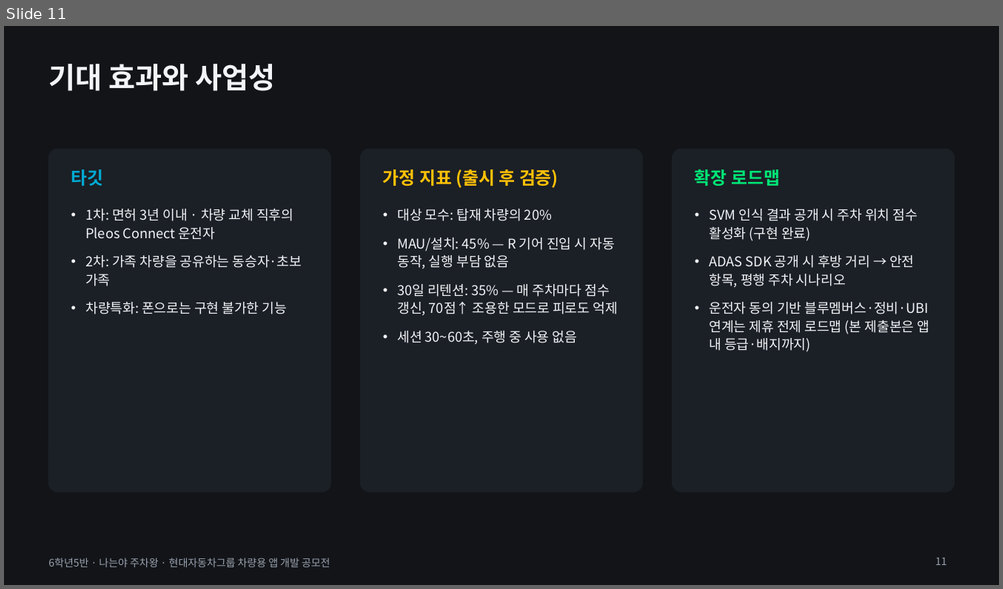
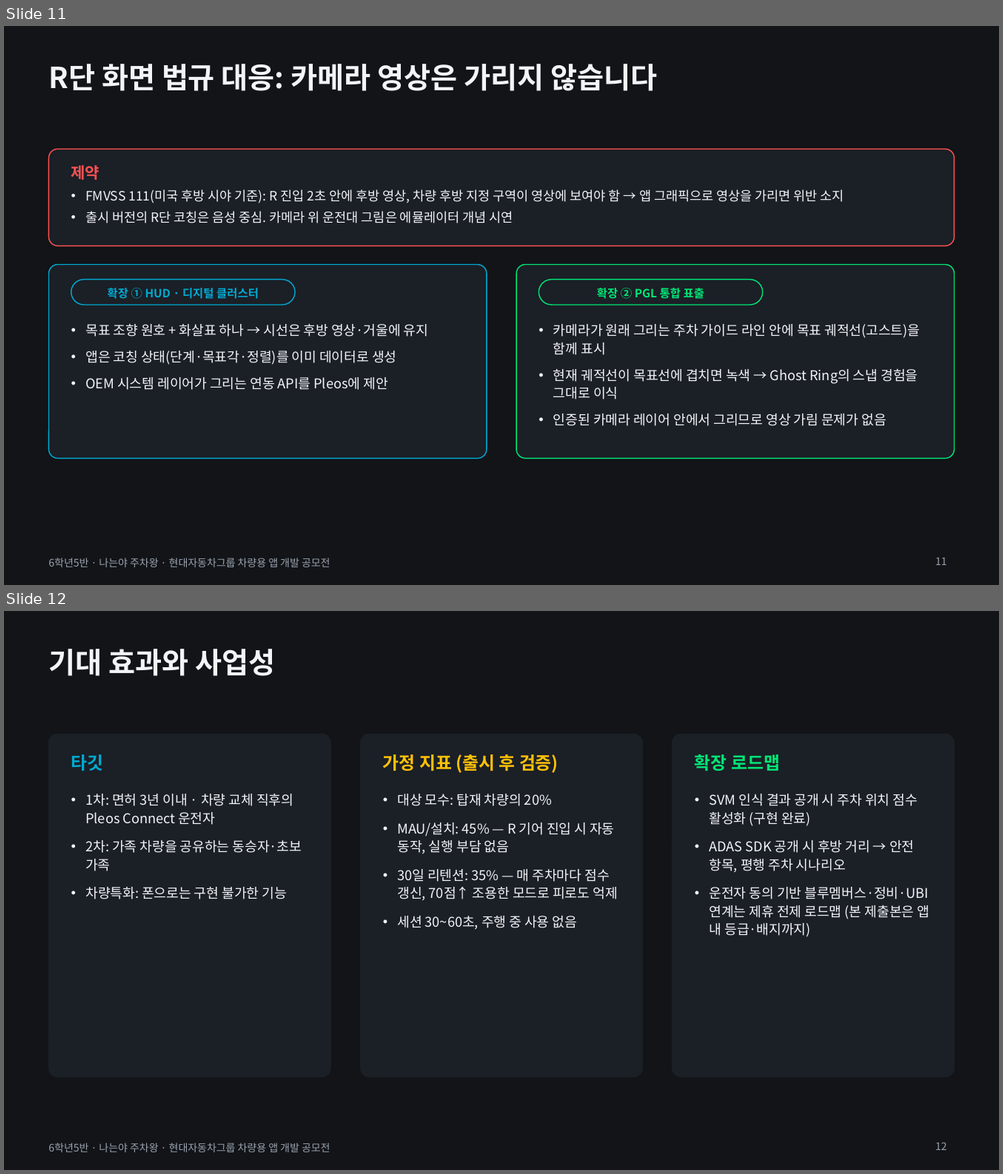
Before and after one commit to skyworker104/pleos-steerin, a slide deck: 나는야_주차왕_발표자료_v2.pptx. Shown one above the other, each under a label of ours: slide 11 before the commit, slides 11 and 12 after it. The pictures are 1003x589 and 1003x1174 pixels, drawn with LibreOffice and Linux fonts; fonts in the diff are those of the drawing. Boxes give left, top, right and bottom in pixels: in the first picture for what was removed or moved away, otherwise in the second. Text is boxed around its words. In the diff, an @@ line names an element or a change of style, - is before the commit and + after.

```diff
--- a/나는야_주차왕_발표자료_v2.pptx
+++ b/나는야_주차왕_발표자료_v2.pptx
@@ slide 11 added at [4,26,999,585], background #121418; not listed: 1 template element that a slide beside it also shows @@
@@ title added at [48,64,657,91], 28 pt, text #F2F4F7, bold @@
+R단 화면 법규 대응: 카메라 영상은 가리지 않습니다
@@ rounded rectangle added at [48,149,954,246], fill #1B1F26, outline #FF5252 1 pt @@
@@ text added at [71,165,100,180], 15 pt, text #FF5252, bold @@
+제약
@@ text added at [85,190,844,224], 12.5 pt, text #F2F4F7 @@
+• FMVSS 111(미국 후방 시야 기준): R 진입 2초 안에 후방 영상, 차량 후방 지정 구역이 영상에 보여야 함 → 앱 그래픽으로 영상을 가리면 위반 소지
+• 출시 버전의 R단 코칭은 음성 중심. 카메라 위 운전대 그림은 에뮬레이터 개념 시연
@@ rounded rectangle added at [48,265,486,459], fill #1B1F26, outline #00AAD2 1 pt @@
@@ rounded rectangle added at [517,265,955,459], fill #1B1F26, outline #00E676 1 pt @@
@@ rounded rectangle added at [71,280,295,305], fill #1B1F26, outline #00AAD2 1 pt @@
@@ text added at [108,288,259,299], 11 pt, text #00AAD2, bold @@
+확장 ① HUD · 디지털 클러스터
@@ rounded rectangle added at [539,280,762,305], fill #1B1F26, outline #00E676 1 pt @@
@@ text added at [597,288,704,299], 11 pt, text #00E676, bold @@
+확장 ② PGL 통합 표출
@@ text added at [85,324,428,390], 13 pt, text #F2F4F7 @@
+• 목표 조향 원호 + 화살표 하나 → 시선은 후방 영상·거울에 유지
+• 앱은 코칭 상태(단계·목표각·정렬)를 이미 데이터로 생성
+• OEM 시스템 레이어가 그리는 연동 API를 Pleos에 제안
@@ text added at [553,324,919,426], 13 pt, text #F2F4F7 @@
+• 카메라가 원래 그리는 주차 가이드 라인 안에 목표 궤적선(고스트)을 함께 표시
+• 현재 궤적선이 목표선에 겹치면 녹색 → Ghost Ring의 스냅 경험을 그대로 이식
+• 인증된 카메라 레이어 안에서 그리므로 영상 가림 문제가 없음
@@ page number added at [935,558,947,565], 10 pt, text #9AA3AF @@
+11
@@ what was slide 11 is now slide 12 @@
@@ page number at [935,1142,947,1150]: text changed @@
-11
+12
```
Also in this commit, not shown: 5 slides changed, 26 other files.
